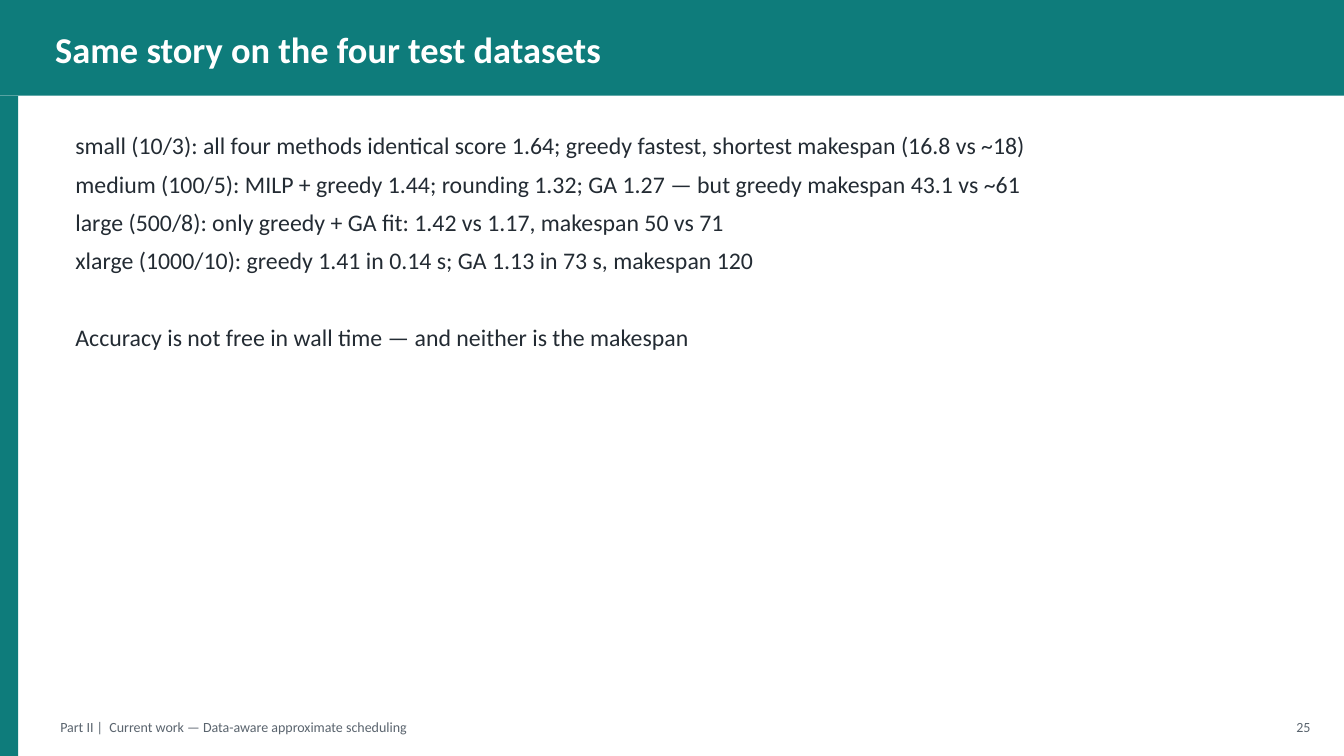
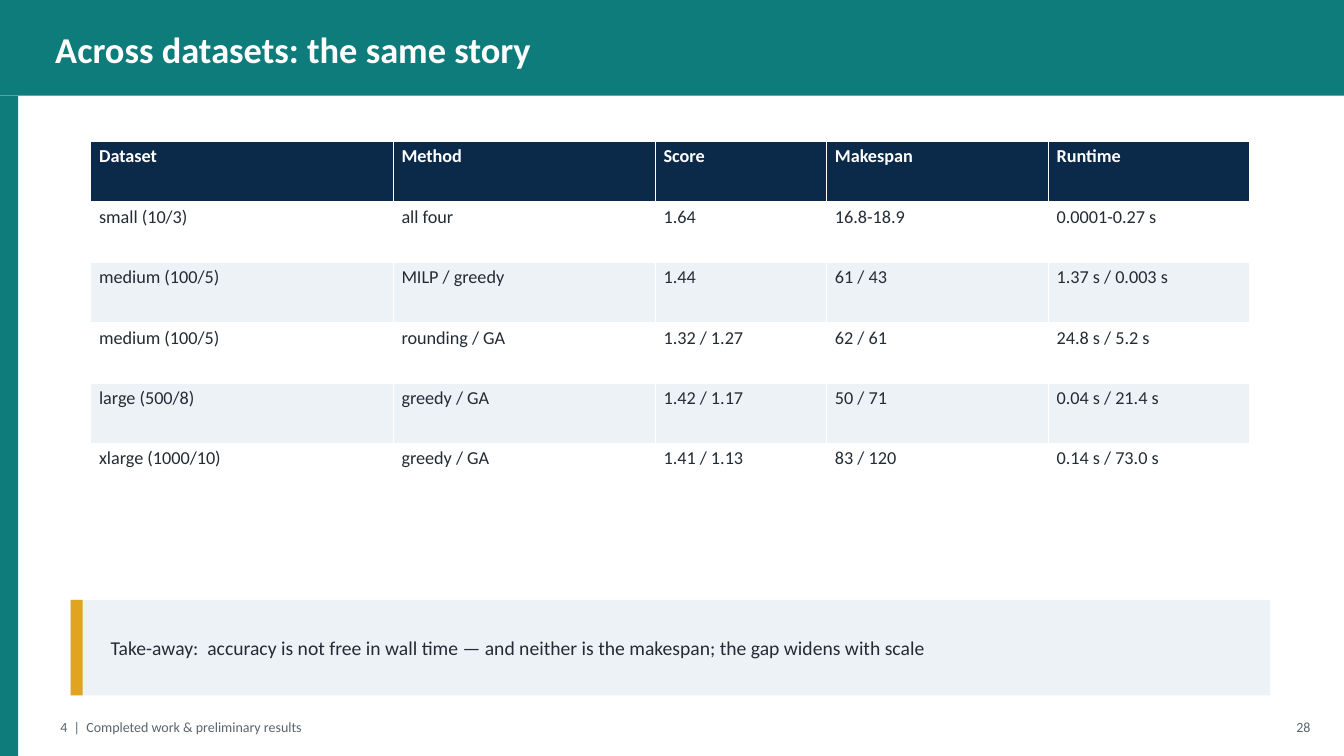
Before and after one commit to gayanigupta/data-aware-scheduling, a slide deck: slide 29 of slides/data-aware-scheduling.pptx (slide 26 before the commit). Drawn at 1344x756 pixels with LibreOffice and Linux fonts; fonts in the diff are those of the drawing. Boxes give left, top, right and bottom in pixels: in the first picture for what was removed or moved away, otherwise in the second. Text is boxed around its words. In the diff, an @@ line names an element or a change of style, - is before the commit and + after.

```diff
--- a/slides/data-aware-scheduling.pptx
+++ b/slides/data-aware-scheduling.pptx
@@ text at box(55, 37, 530, 69): text changed @@
-Same story on the four test datasets
+Across datasets: the same story
@@ text removed at box(75, 137, 1024, 350) @@
-small (10/3): all four methods identical score 1.64; greedy fastest, shortest makespan (16.8 vs ~18)
-medium (100/5): MILP + greedy 1.44; rounding 1.32; GA 1.27 — but greedy makespan 43.1 vs ~61
-large (500/8): only greedy + GA fit: 1.42 vs 1.17, makespan 50 vs 71
-xlarge (1000/10): greedy 1.41 in 0.14 s; GA 1.13 in 73 s, makespan 120
-Accuracy is not free in wall time — and neither is the makespan
@@ table added at box(91, 141, 1250, 504), 6 rows, 5 columns @@
+Dataset | Method | Score | Makespan | Runtime
+small (10/3) | all four | 1.64 | 16.8-18.9 | 0.0001-0.27 s
+medium (100/5) | MILP / greedy | 1.44 | 61 / 43 | 1.37 s / 0.003 s
+medium (100/5) | rounding / GA | 1.32 / 1.27 | 62 / 61 | 24.8 s / 5.2 s
+large (500/8) | greedy / GA | 1.42 / 1.17 | 50 / 71 | 0.04 s / 21.4 s
+xlarge (1000/10) | greedy / GA | 1.41 / 1.13 | 83 / 120 | 0.14 s / 73.0 s
@@ rectangle added at box(71, 600, 1270, 696), fill #EDF2F7 @@
@@ rectangle added at box(71, 600, 83, 696), fill #E0A41E @@
@@ text added at box(111, 641, 924, 659), 14 pt, text #232B33 @@
+Take-away: accuracy is not free in wall time — and neither is the makespan; the gap widens with scale
@@ text at box(60, 722, 302, 734): text changed @@
-Part II | Current work — Data-aware approximate scheduling
+4 | Completed work & preliminary results
@@ text at box(1296, 722, 1310, 732): text changed @@
-25
+28
```
Also in this commit, not shown: 20 other slides changed, 24 slides added, 22 slides removed, 2 other files.
